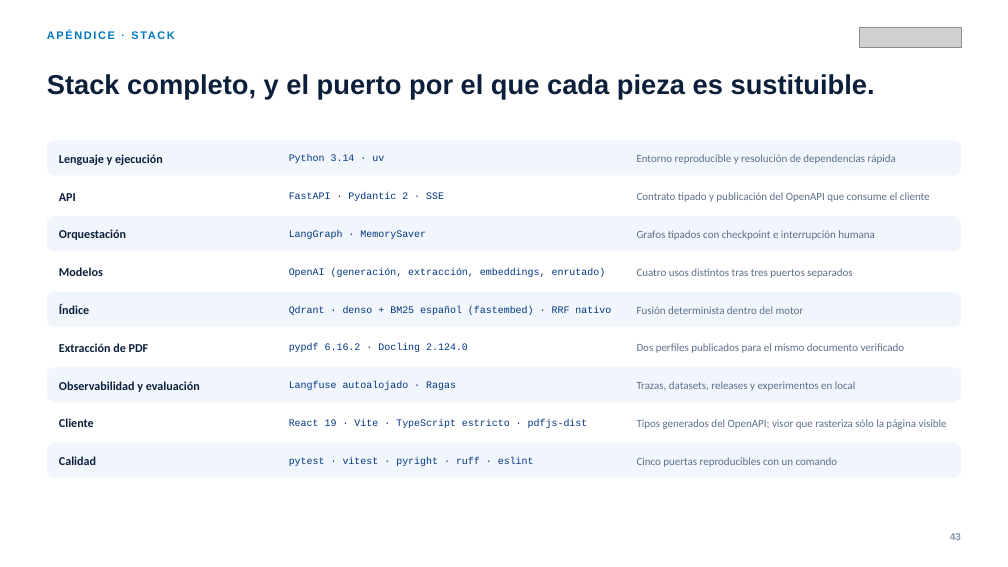
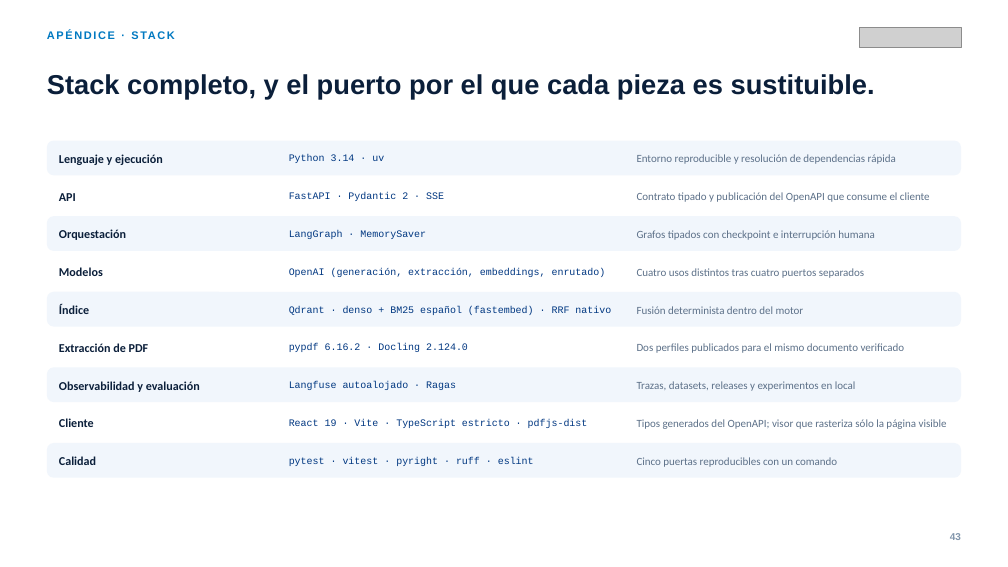
Before and after one commit to olixva/cicos-intelligence, a slide deck: slide 43 of docs/entrega/presentacion.pptx. Drawn at 1008x567 pixels with LibreOffice and Linux fonts; fonts in the diff are those of the drawing; grey boxes stand for pictures. Boxes give left, top, right and bottom in pixels: in the first picture for what was removed or moved away, otherwise in the second. Text is boxed around its words. In the diff, an @@ line names an element or a change of style, - is before the commit and + after.

Commit message:
fix(entrega): cuatro puertos de modelo, no tres, y repaso de copy
Al releer el deck entero se cayó otra afirmación inexacta: la extracción de
hechos tiene su propio puerto (`claim_fact_extractor`), así que los usos del
modelo van detrás de CUATRO puertos —generar, extraer, incrustar y
clasificar—, no de tres. Corregido en la lámina de intercambiabilidad, en el
apéndice de stack, en la de preguntas incómodas y en las notas.

Además:
- La lámina de observabilidad ya no da por hecho que el dataset del golden
  esté alojado en Langfuse; describe la capacidad, no un estado que la API
  del proyecto en uso desmiente.
- El cambio de carril cita la pág. 75 y aclara que la 111 es el orden de
  prioridad del ASCIDE, para que no se confunda con el total de páginas.
- «Nada de esa conclusión la ha redactado el modelo» → «El modelo no ha
  redactado nada de esa conclusión».

```diff
--- a/docs/entrega/presentacion.pptx
+++ b/docs/entrega/presentacion.pptx
@@ text at (x1=637, y1=268, x2=864, y2=278): text changed @@
-Cuatro usos distintos tras tres puertos separados
+Cuatro usos distintos tras cuatro puertos separados
```
Also in this commit, not shown: 5 other slides changed, 5 other files.
